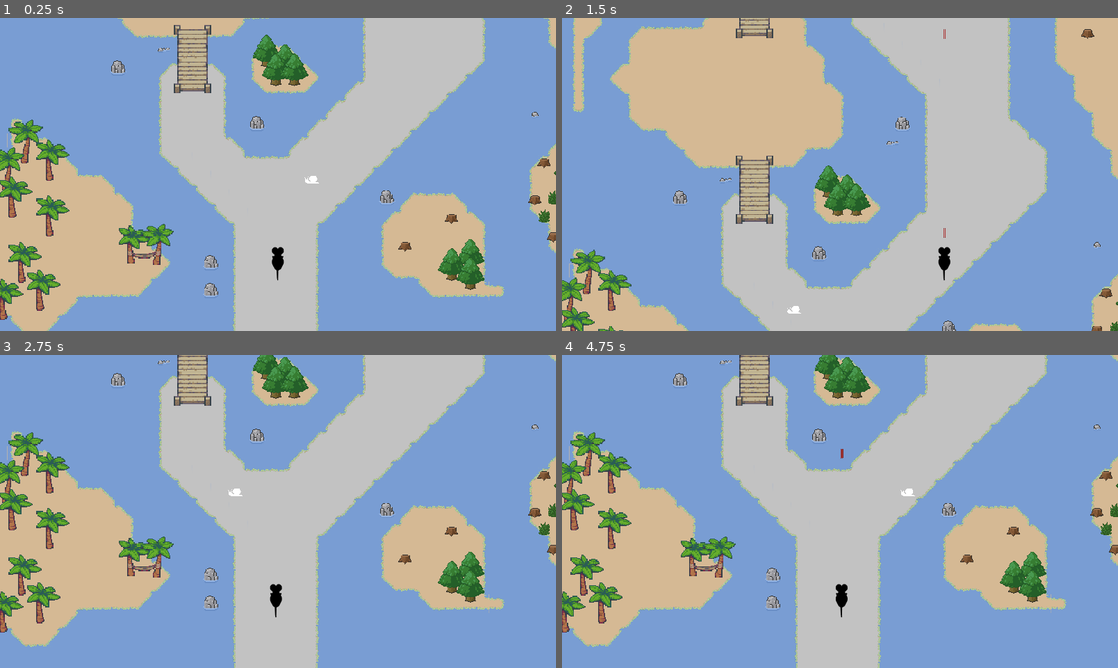
Above: before the commit, frames 1-4 (two rows, left to right).
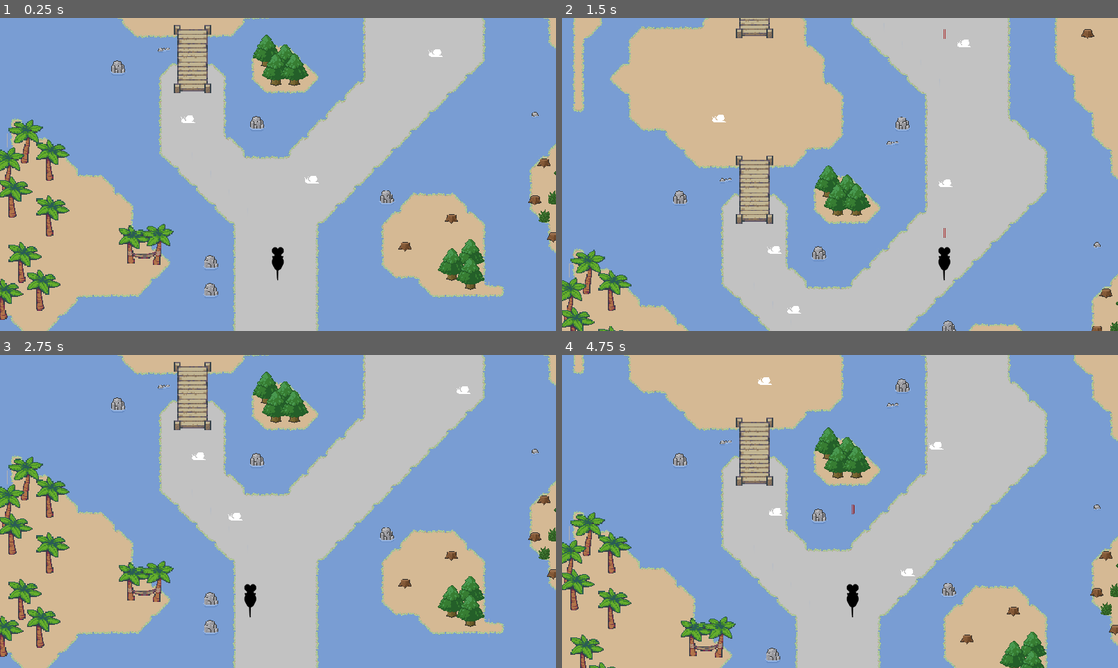
Above: after the commit, the same moments.

Repository: outerspace-probes/rat-raid
Game: Godot game, scene res://MainScene.tscn
Two runs of this game, one before a commit and one after it. Both use one fixed random seed, a clock stepped at 60 frames per second and the inputs below.
Inputs:
- Up to frame 1 (0.25 s): no input
- Up to frame 2 (1.5 s): hold Space (FIRE) 0.53-1.28 s; hold Right (MOVE_RIGHT) from 0.53 s (still down); tap Space (FIRE) at 1.35 s
- Up to frame 3 (2.75 s): release Right (MOVE_RIGHT) at 2.03 s; hold Left (MOVE_LEFT) from 2.03 s (still down); hold Space (FIRE) from 2.03 s (still down)
- Up to frame 4 (4.75 s): release Space (FIRE) at 2.78 s; tap Space (FIRE) at 2.85, 4.35 s; hold Space (FIRE) 3.53-4.28 s; release Left (MOVE_LEFT) at 4.28 s; hold Right (MOVE_RIGHT) from 4.28 s (still down)

The runs differ from the first frame. In frame 1, less than 0.1% of the frame differs, in the area x 32-80%, y 10-34%; in frame 2, 0.2%; in frame 3, 27%; in frame 4, 55%, in the area x 0-100%, y 0-100%.

Commit message:
enemies up

Diff:
--- a/MainScene.tscn
+++ b/MainScene.tscn
@@ -44,6 +44,30 @@
 [node name="Enemy1" parent="Enemies/Type1" instance=ExtResource( 5 )]
 position = Vector2( 1044.56, 609.612 )
 
+[node name="Enemy2" parent="Enemies/Type1" instance=ExtResource( 5 )]
+position = Vector2( 617.832, 401.976 )
+
+[node name="Enemy3" parent="Enemies/Type1" instance=ExtResource( 5 )]
+position = Vector2( 1472.72, 172.86 )
+
+[node name="Enemy4" parent="Enemies/Type1" instance=ExtResource( 5 )]
+position = Vector2( 785.373, -50.5275 )
+
+[node name="Enemy5" parent="Enemies/Type1" instance=ExtResource( 5 )]
+position = Vector2( 1044.56, -309.715 )
+
+[node name="Enemy6" parent="Enemies/Type1" instance=ExtResource( 5 )]
+position = Vector2( 1379.64, -875.344 )
+
+[node name="Enemy7" parent="Enemies/Type1" instance=ExtResource( 5 )]
+position = Vector2( 626.424, -1070.09 )
+
+[node name="Enemy8" parent="Enemies/Type1" instance=ExtResource( 5 )]
+position = Vector2( 1156.25, -1806.13 )
+
+[node name="Enemy9" parent="Enemies/Type1" instance=ExtResource( 5 )]
+position = Vector2( 1392.53, -1405.17 )
+
 [node name="Fuel" type="Node" parent="."]
 
 [node name="Gates" type="Node" parent="."]
